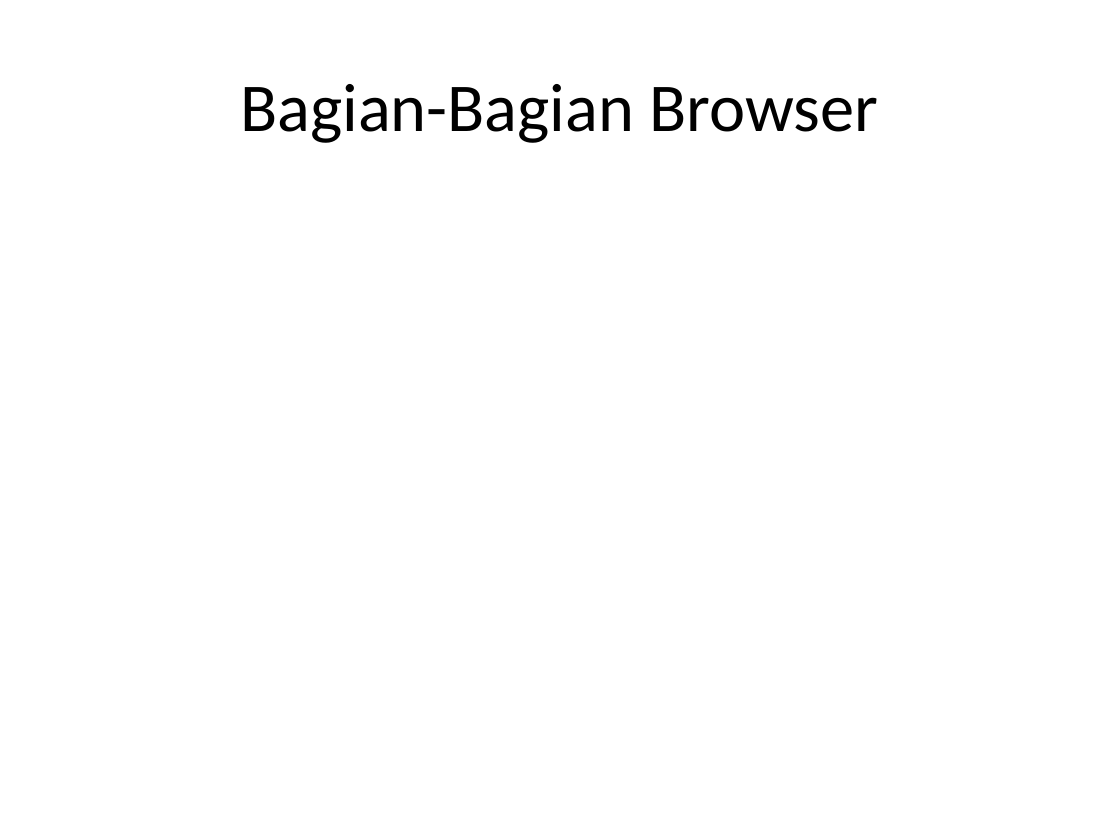
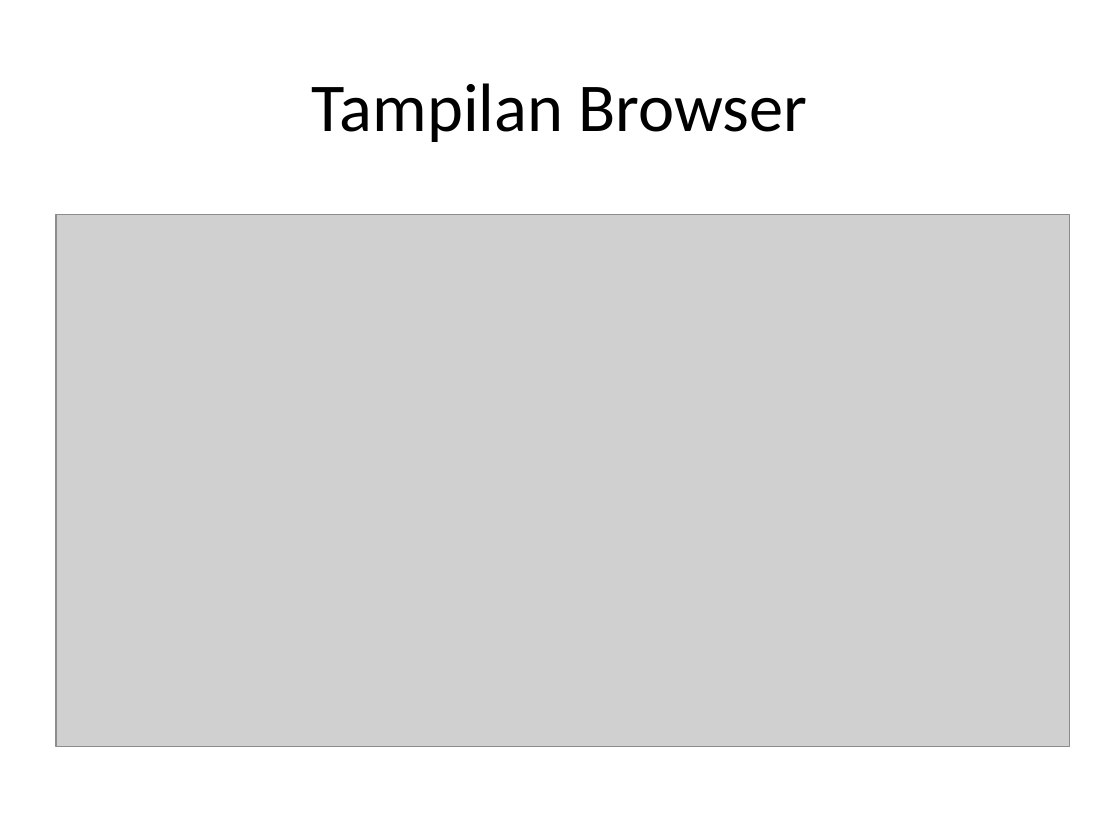
Before and after one commit to ilham513/Materi-Pelajaran-Informatika-SMP-PGRI-Rawlumbu, a slide deck: slide 9 of Kelas 9/Bab 1.1 - Browser.pptx (slide 5 before the commit). Drawn at 1120x840 pixels with LibreOffice and Linux fonts; fonts in the diff are those of the drawing; grey boxes stand for pictures; background and template pictures are left out. Boxes give left, top, right and bottom in pixels: in the first picture for what was removed or moved away, otherwise in the second. Text is boxed around its words. In the diff, an @@ line names an element or a change of style, - is before the commit and + after.

```diff
--- a/Kelas 9/Bab 1.1 - Browser.pptx
+++ b/Kelas 9/Bab 1.1 - Browser.pptx
@@ title at [312, 83, 808, 142]: text changed @@
-Bagian-Bagian Browser
+Tampilan Browser
@@ picture added at [56, 215, 1070, 747] @@
```
Also in this commit, not shown: 4 other slides changed, 7 slides added, 12 other files.
